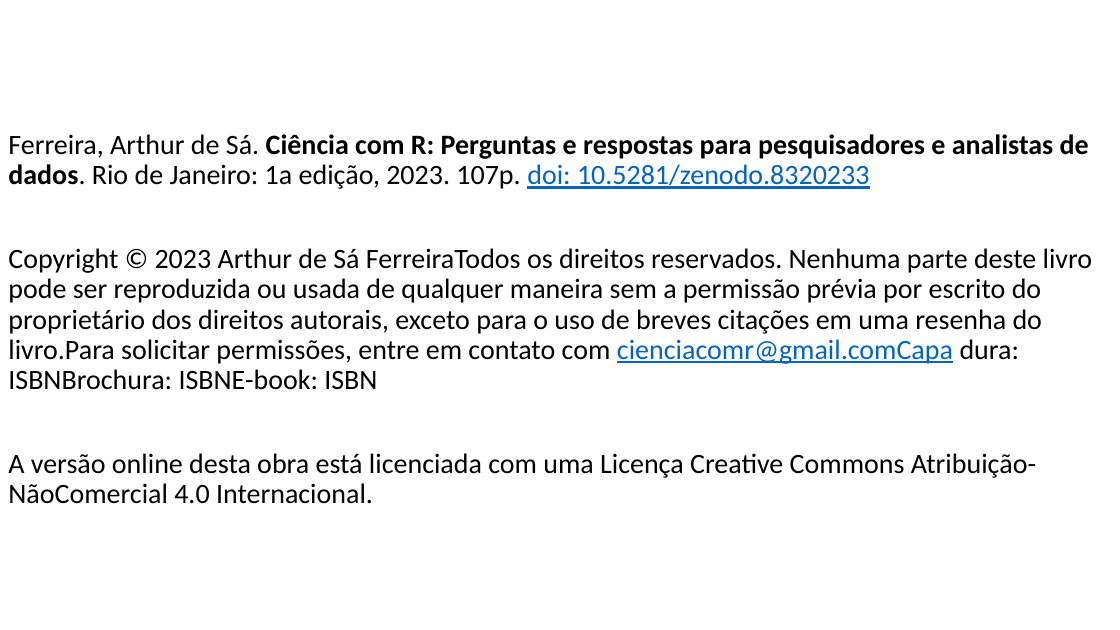
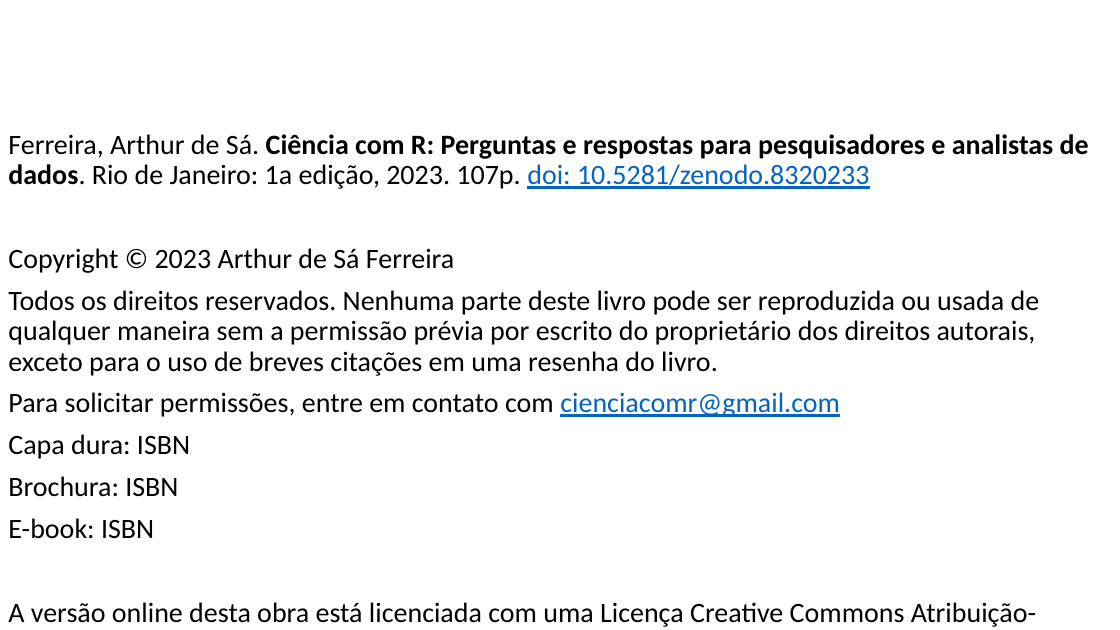
Before and after one commit to FerreiraAS/Ciencia-com-R, a slide deck: slide 3 of Ciência-com-R.pptx. Drawn at 1120x630 pixels with LibreOffice and Linux fonts; fonts in the diff are those of the drawing. Boxes give left, top, right and bottom in pixels: in the first picture for what was removed or moved away, otherwise in the second. Text is boxed around its words. In the diff, an @@ line names an element or a change of style, - is before the commit and + after.

```diff
--- a/Ciência-com-R.pptx
+++ b/Ciência-com-R.pptx
@@ text at box(8, 248, 1040, 538): text changed @@
-Copyright © 2023 Arthur de Sá FerreiraTodos os direitos reservados. Nenhuma parte deste livro pode ser reproduzida ou usada de qualquer maneira sem a permissão prévia por escrito do proprietário dos direitos autorais, exceto para o uso de breves citações em uma resenha do livro.Para solicitar permissões, entre em contato com cienciacomr@gmail.comCapa dura: ISBNBrochura: ISBNE-book: ISBN
+Copyright © 2023 Arthur de Sá Ferreira
+Todos os direitos reservados. Nenhuma parte deste livro pode ser reproduzida ou usada de qualquer maneira sem a permissão prévia por escrito do proprietário dos direitos autorais, exceto para o uso de breves citações em uma resenha do livro.
+Para solicitar permissões, entre em contato com cienciacomr@gmail.com
+Capa dura: ISBN
+Brochura: ISBN
+E-book: ISBN
```
Also in this commit, not shown: 1 other slide changed, 11 other files.
